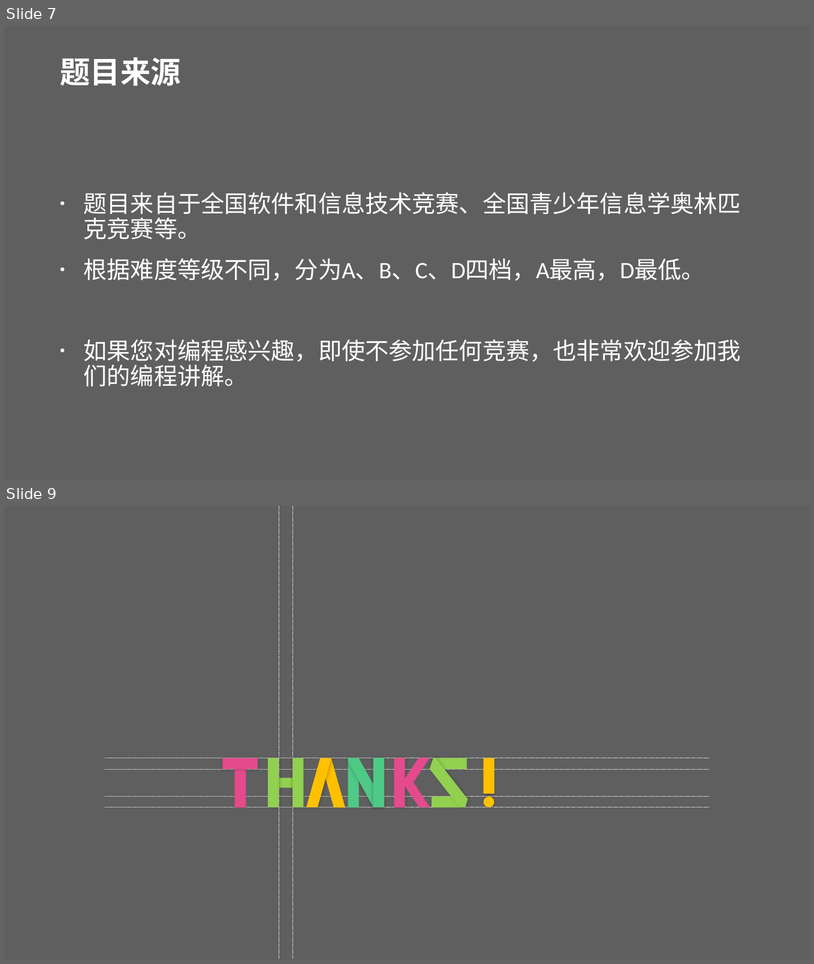
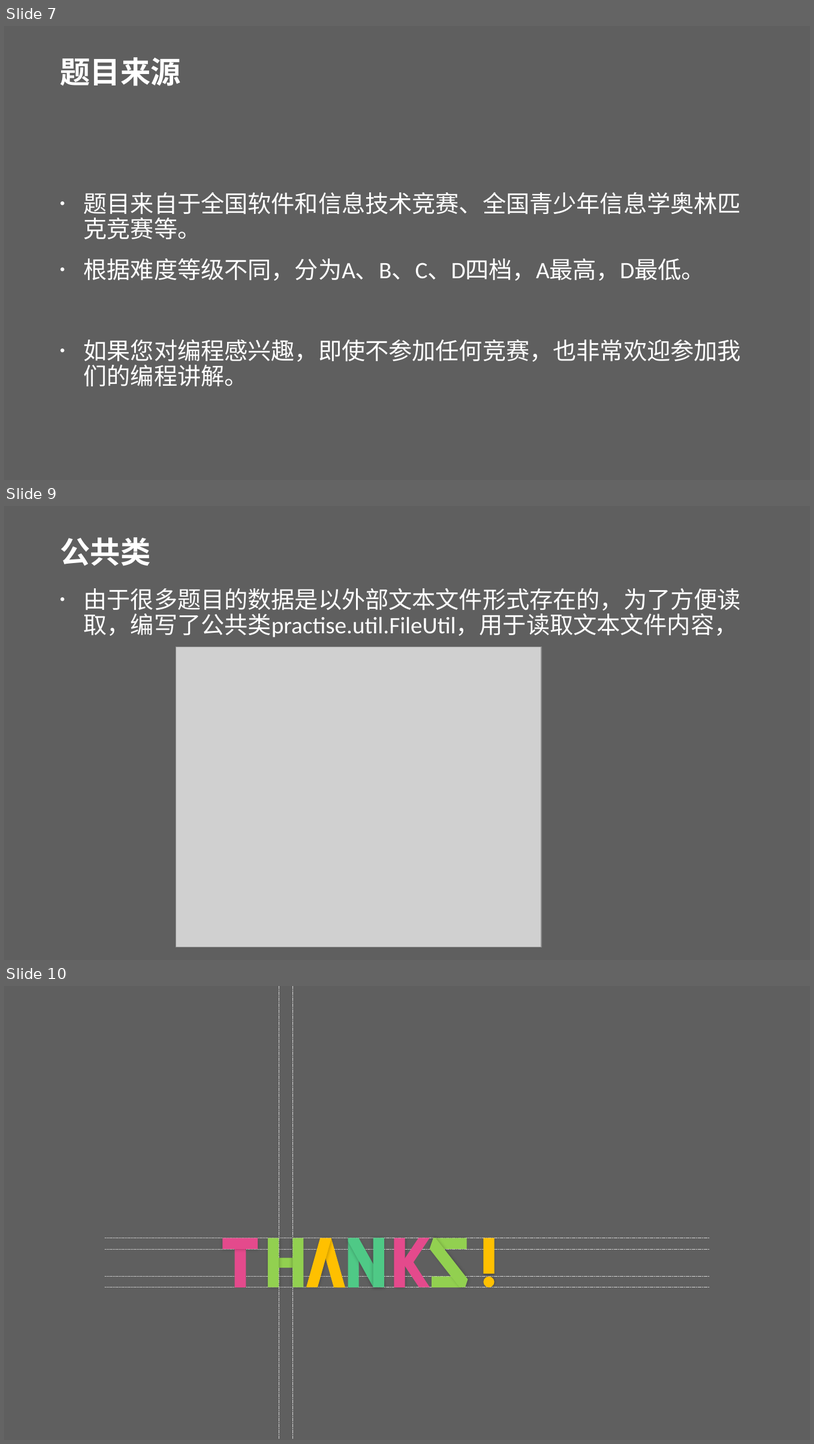
Before and after one commit to chenke1981/java-practise, a slide deck: files/陈老师编程.pptx. Shown one above the other, each under a label of ours: slides 7 and 9 before the commit, slides 7, 9 and 10 after it; the slides between them are not shown. The pictures are 814x964 and 814x1444 pixels, drawn with LibreOffice and Linux fonts; fonts in the diff are those of the drawing; grey boxes stand for pictures; background and template pictures are left out. Boxes give left, top, right and bottom in pixels: in the first picture for what was removed or moved away, otherwise in the second. Text is boxed around its words. In the diff, an @@ line names an element or a change of style, - is before the commit and + after.

```diff
--- a/files/陈老师编程.pptx
+++ b/files/陈老师编程.pptx
@@ slide 9 added at (4, 506, 810, 960), background picture (left out) @@
@@ title added at (60, 537, 150, 566), 36 pt, text #FFFFFF, bold @@
+公共类
@@ text added at (84, 588, 741, 637), 28 pt, text #FFFFFF @@
+• 由于很多题目的数据是以外部文本文件形式存在的，为了方便读取，编写了公共类practise.util.FileUtil，用于读取文本文件内容，
@@ picture added at (176, 646, 542, 946) @@
@@ what was slide 9 is now slide 10 @@
```
Also in this commit, not shown: 1 slide changed, 7 other files.
